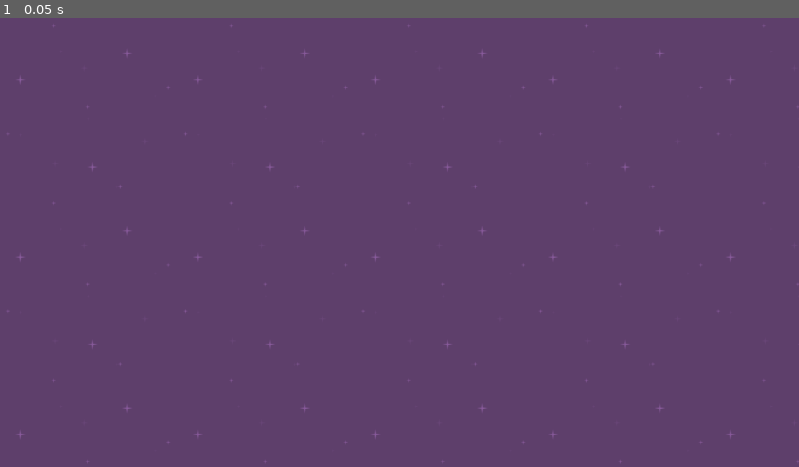
Above: before the commit, frame 1.
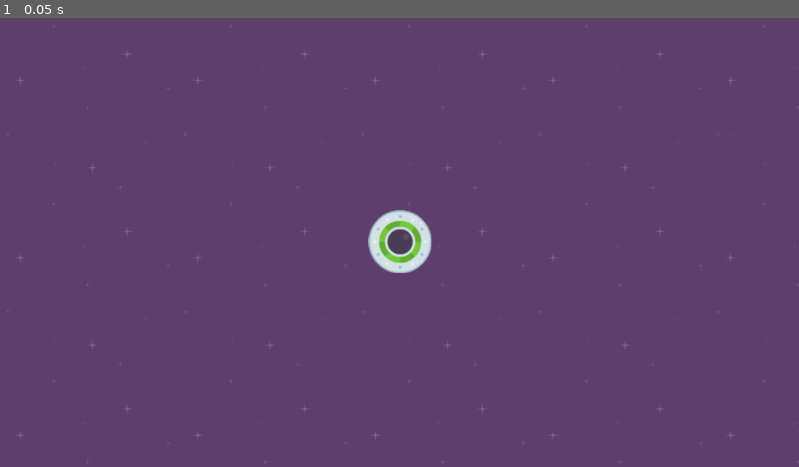
Above: after the commit, the same moment.

Repository: Faragas91/Projects
Game: Godot game, scene res://level_1.tscn
Same seed, same stepped clock (60 frames per second), same inputs: the game is played once before the commit and once after it.
Inputs:
- Up to frame 1 (0.05 s): no input

The runs differ from the first frame. In frame 1, 0.8% of the frame differs, in the area x 2-92%, y 8-94%.

Commit message:
player in level_1 eingefügt

Diff:
--- a/Godot Spiele/Speedy_Saucer/level_1.tscn
+++ b/Godot Spiele/Speedy_Saucer/level_1.tscn
@@ -1,6 +1,7 @@
-[gd_scene load_steps=2 format=3 uid="uid://duqt6vsdcd4o1"]
+[gd_scene load_steps=3 format=3 uid="uid://duqt6vsdcd4o1"]
 
 [ext_resource type="Texture2D" uid="uid://m3r1e2wgkysj" path="res://purple.png" id="1_yw3sp"]
+[ext_resource type="PackedScene" uid="uid://bhfli5kethec" path="res://player.tscn" id="2_18cff"]
 
 [node name="Level1" type="Node2D"]
 
@@ -9,3 +10,5 @@
 offset_bottom = 648.0
 texture = ExtResource("1_yw3sp")
 stretch_mode = 1
+
+[node name="Player" parent="." instance=ExtResource("2_18cff")]
